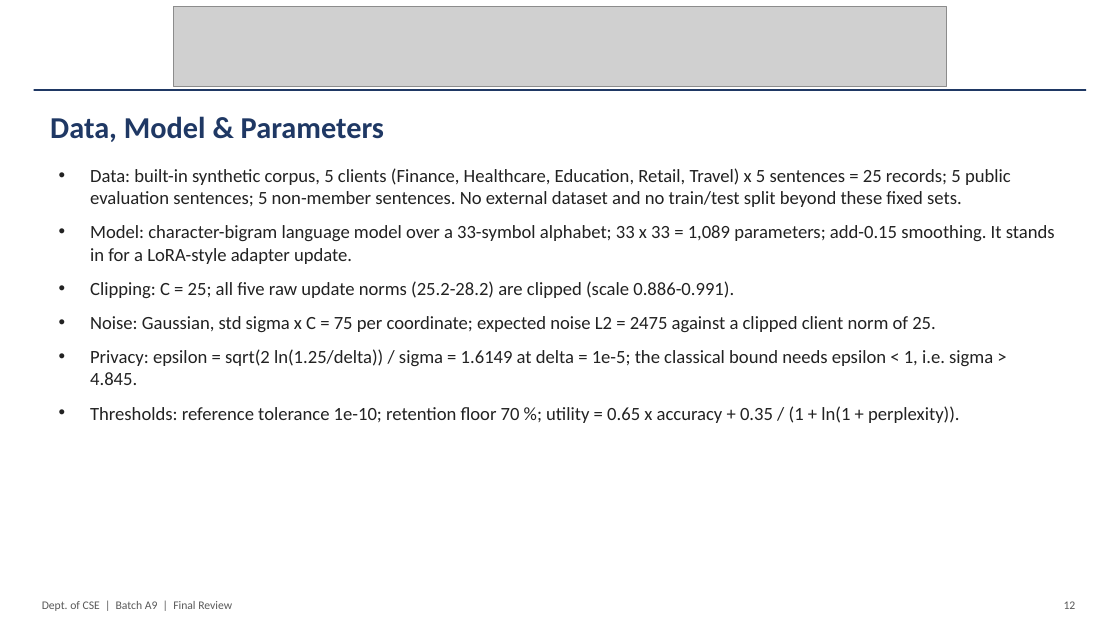
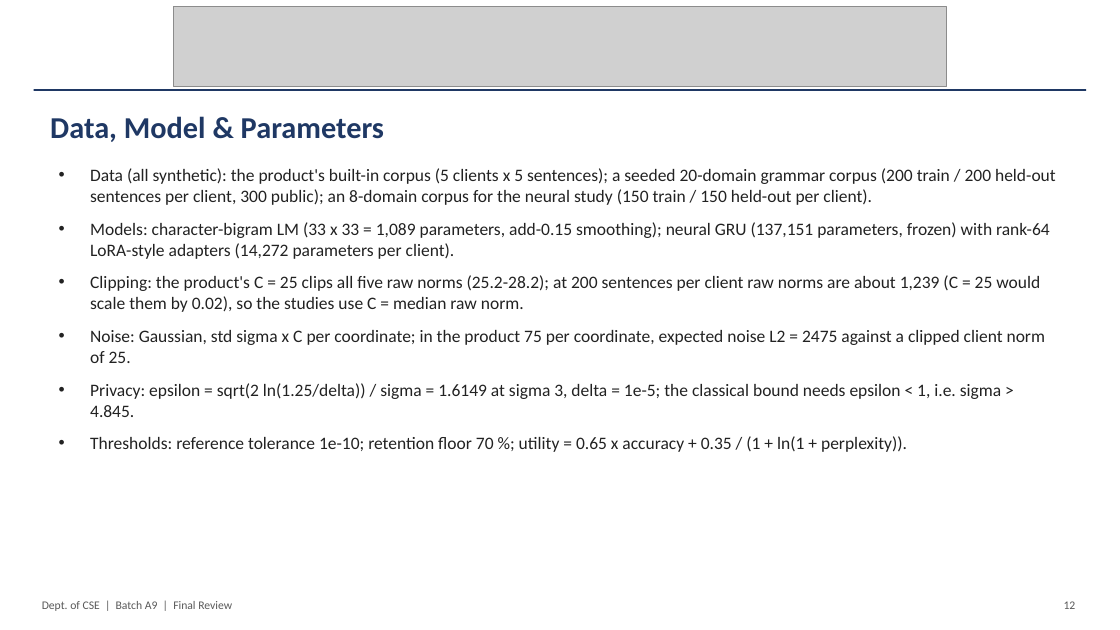
Before and after one commit to madhava-smartgrowInfotech/Btech-Projects, a slide deck: slide 12 of CSDS/A/CSDS-A-A9/16.Final_PPT.pptx. Drawn at 1120x630 pixels with LibreOffice and Linux fonts; fonts in the diff are those of the drawing; grey boxes stand for pictures. Boxes give left, top, right and bottom in pixels: in the first picture for what was removed or moved away, otherwise in the second. Text is boxed around its words. In the diff, an @@ line names an element or a change of style, - is before the commit and + after.

```diff
--- a/CSDS/A/CSDS-A-A9/16.Final_PPT.pptx
+++ b/CSDS/A/CSDS-A-A9/16.Final_PPT.pptx
@@ text at [90,168,1056,417]: text changed; size 16 to 15 pt @@
-• Data: built-in synthetic corpus, 5 clients (Finance, Healthcare, Education, Retail, Travel) x 5 sentences = 25 records; 5 public evaluation sentences; 5 non-member sentences. No external dataset and no train/test split beyond these fixed sets.
-• Model: character-bigram language model over a 33-symbol alphabet; 33 x 33 = 1,089 parameters; add-0.15 smoothing. It stands in for a LoRA-style adapter update.
-• Clipping: C = 25; all five raw update norms (25.2-28.2) are clipped (scale 0.886-0.991).
-• Noise: Gaussian, std sigma x C = 75 per coordinate; expected noise L2 = 2475 against a clipped client norm of 25.
-• Privacy: epsilon = sqrt(2 ln(1.25/delta)) / sigma = 1.6149 at delta = 1e-5; the classical bound needs epsilon < 1, i.e. sigma > 4.845.
+• Data (all synthetic): the product's built-in corpus (5 clients x 5 sentences); a seeded 20-domain grammar corpus (200 train / 200 held-out sentences per client, 300 public); an 8-domain corpus for the neural study (150 train / 150 held-out per client).
+• Models: character-bigram LM (33 x 33 = 1,089 parameters, add-0.15 smoothing); neural GRU (137,151 parameters, frozen) with rank-64 LoRA-style adapters (14,272 parameters per client).
+• Clipping: the product's C = 25 clips all five raw norms (25.2-28.2); at 200 sentences per client raw norms are about 1,239 (C = 25 would scale them by 0.02), so the studies use C = median raw norm.
+• Noise: Gaussian, std sigma x C per coordinate; in the product 75 per coordinate, expected noise L2 = 2475 against a clipped client norm of 25.
+• Privacy: epsilon = sqrt(2 ln(1.25/delta)) / sigma = 1.6149 at sigma 3, delta = 1e-5; the classical bound needs epsilon < 1, i.e. sigma > 4.845.
@@ text at [90,436,907,452]: size 16 to 15 pt in "Thresholds: reference tolerance 1e-10; retention floor 70 ..." @@
```
Also in this commit, not shown: 11 other slides changed, 50 other files.
